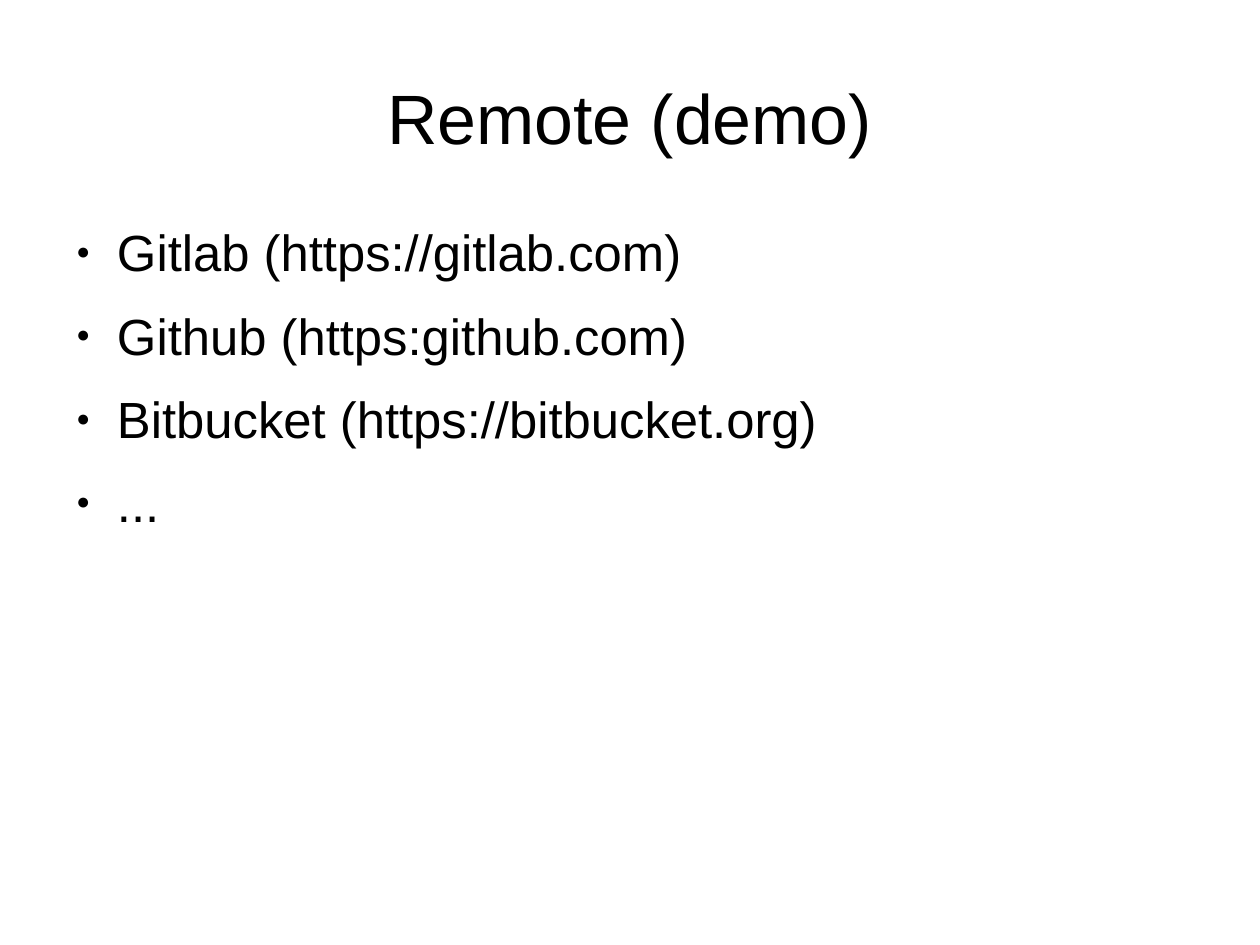
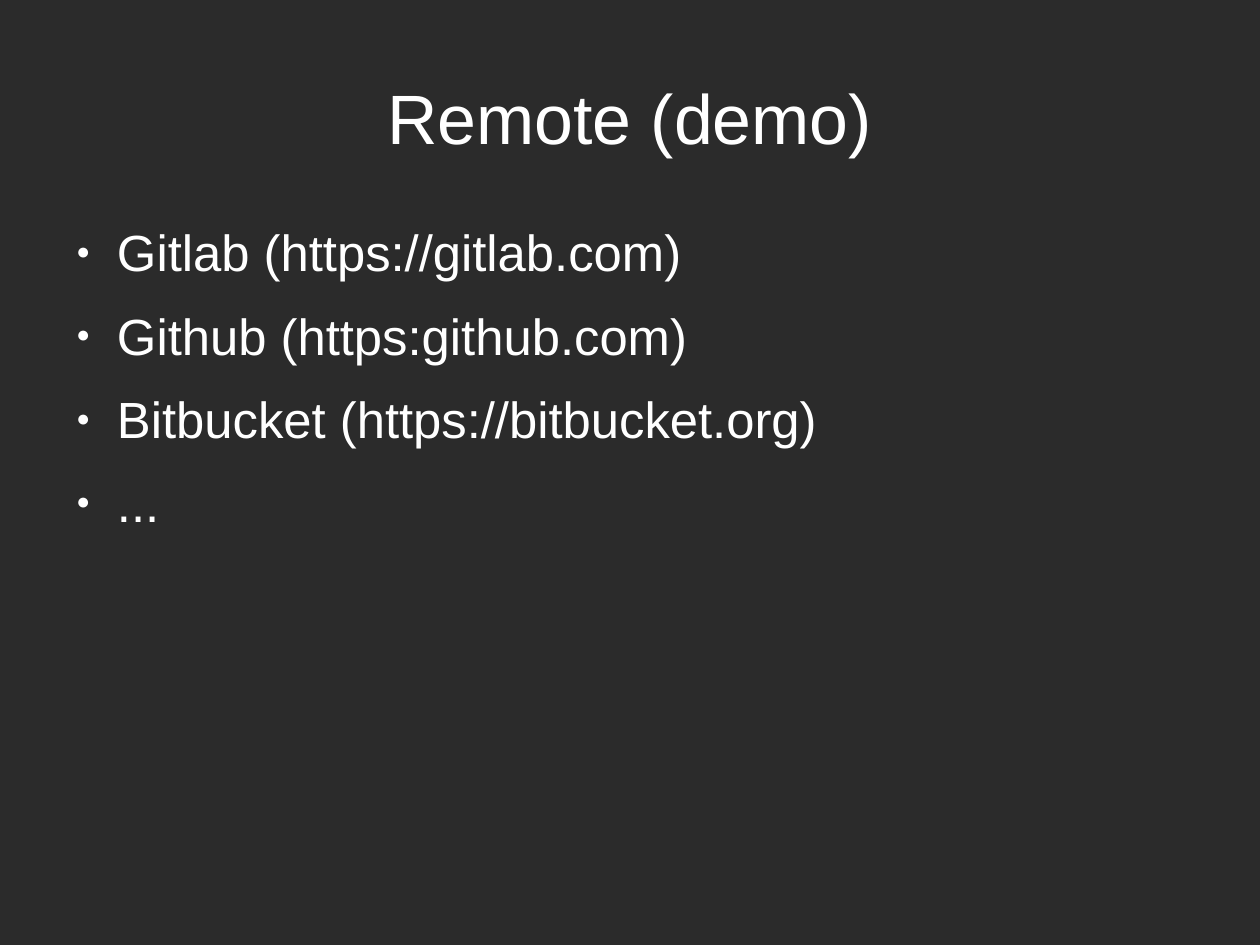
Before and after one commit to hwdegroot/days-of-code, a slide deck: slide 9 of presentation/zee-slides.odp (slide 8 before the commit). Drawn at 1260x945 pixels with LibreOffice and Linux fonts; fonts in the diff are those of the drawing; background and template pictures are left out; a plain dark background stands for a picture behind light text. Boxes give left, top, right and bottom in pixels: in the first picture for what was removed or moved away, otherwise in the second. Text is boxed around its words. In the diff, an @@ line names an element or a change of style, - is before the commit and + after.

```diff
--- a/presentation/zee-slides.odp
+++ b/presentation/zee-slides.odp
@@ background #FFFFFF to picture (left out) @@
@@ title "Remote (demo)" at bbox=[387, 93, 872, 157]: text colour #000000 to #FFFFFF @@
@@ text "Gitlab (https://gitlab.com)" at bbox=[117, 234, 817, 449]: text colour #000000 to #FFFFFF; bullet colour #000000 to #FFFFFF @@
```
Also in this commit, not shown: 11 other slides changed, 1 slide added, 1 other file.
